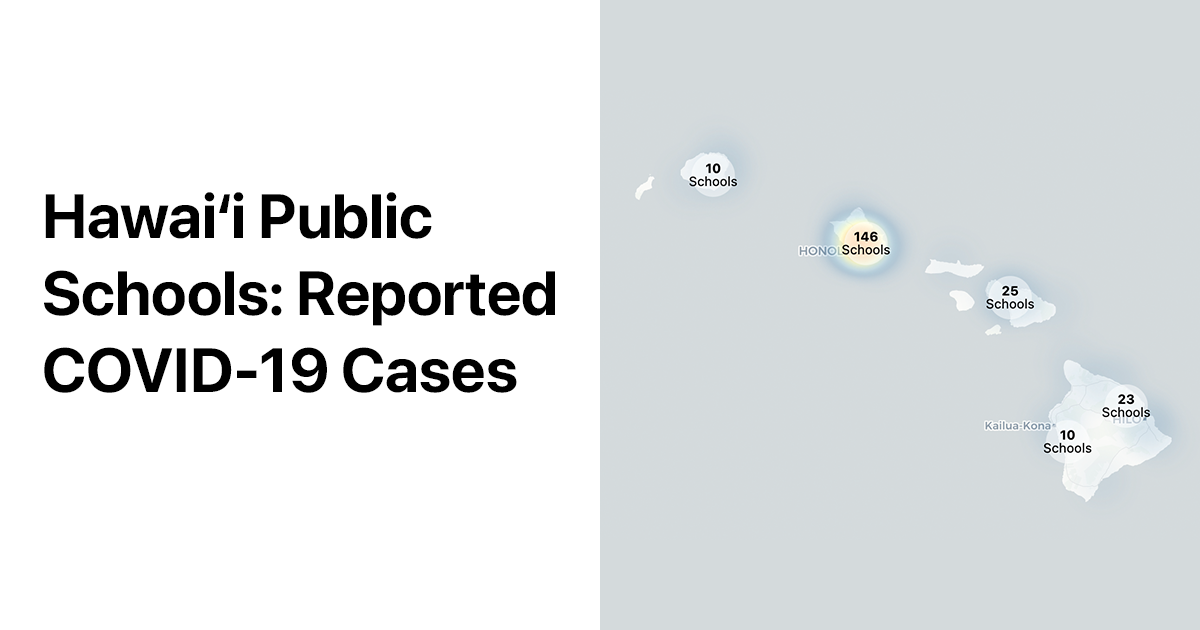
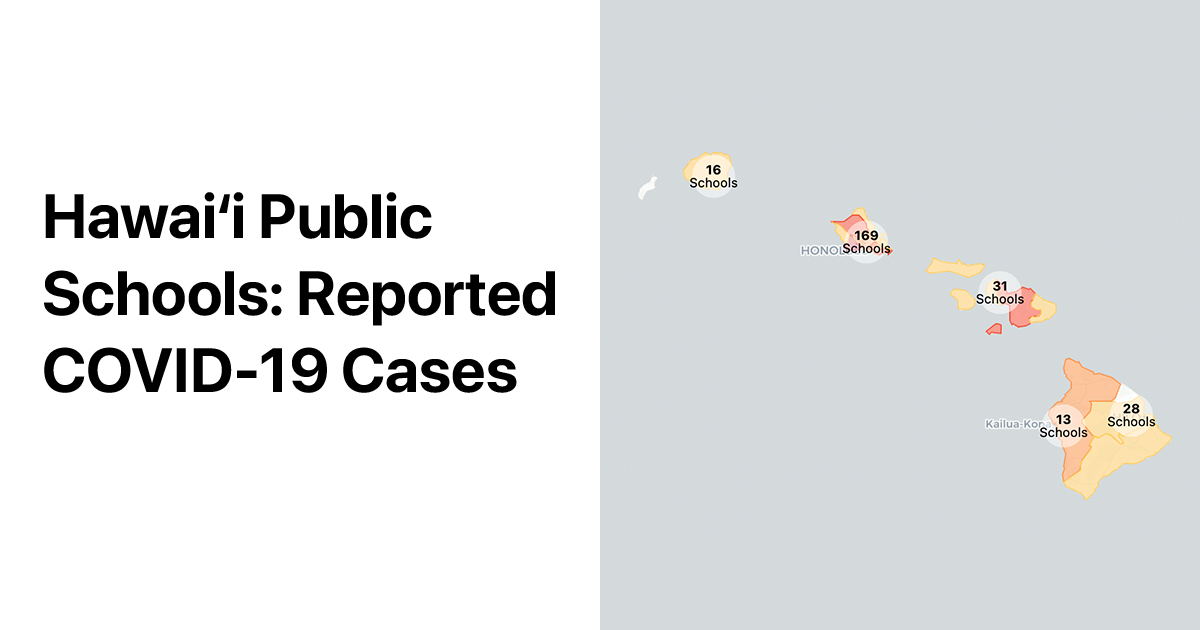
Layer changes from the first 1200px x 630px image to the second:
added layer "CleanShot 2021-08-31 at 22.02.07@2x" in group "Artboard 1" over [634, 119, 1196, 515]
